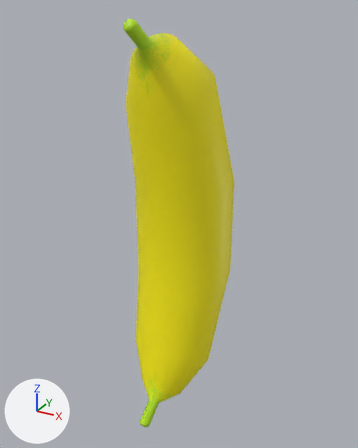
An edit to the Blender file Assets/3D Objects/Payton_Objects/banana.blend, drawn before and after from the same camera.
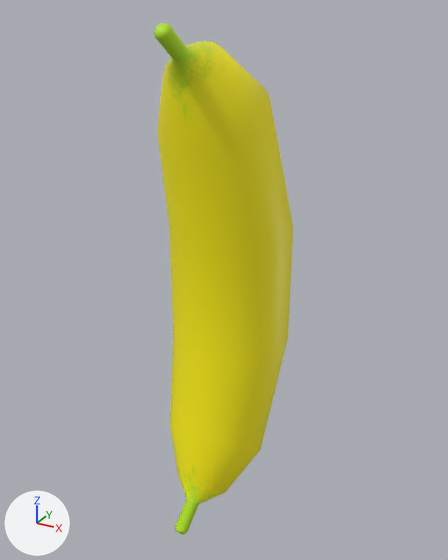
The first picture shows the older version from a 50 mm camera at (4.51, -8.45, 4.22) aimed at (0.05, -0.32, 0.16). The close-ups show both versions on the part from 0% to 100% of the width and 0% to 100% of the height of that picture. Every picture has the same lights, and +X, +Y and +Z are marked at lower left.

The scene before the commit, as lines of its bpy script (objects in view):
```python
me_cylinder = bpy.data.meshes.new('Cylinder')
me_cylinder.from_pydata(...)  # 224 vertices, 193 faces; spans x -1.0..1.0, y -1.86..1.0, z 0.0..4.05
me_cylinder.polygons.foreach_set('use_smooth', [True] * 193)
me_cylinder.materials.append(mat_banana_png)  # picture img_banana_png
ob_cylinder = bpy.data.objects.new('Cylinder', me_cylinder)
ob_cylinder.location = (0.0, 0.0, 0.0)
_m = ob_cylinder.modifiers.new('Mirror', 'MIRROR')
_m.use_axis = (False, False, True)
_m.use_clip = True
```
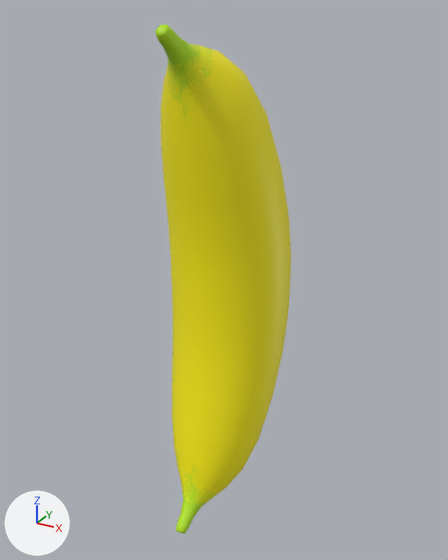
What differs and where, as boxes (x1, y1, x2, y2) in the close-ups (448 x 560 px):
'Cylinder', modifiers changed: before (154, 23, 293, 534); after (155, 24, 291, 534)

Diff of the bpy script that builds the scene:
```diff
--- a/Assets/3D Objects/Payton_Objects/banana.blend.py
+++ b/Assets/3D Objects/Payton_Objects/banana.blend.py
@@ ob_cylinder @@
 _m = ob_cylinder.modifiers.new('Mirror', 'MIRROR')
 _m.use_clip = True
+_m = ob_cylinder.modifiers.new('Subsurf', 'SUBSURF')
+_m.render_levels = 1
```
